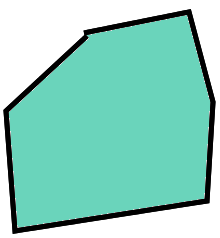
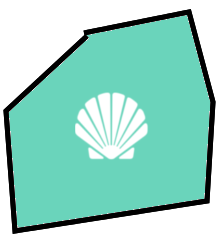
Layered file, before and after one edit (w=220, h=238). Changes by layer:
added layer "Clipboard" above "Pasted Layer" over [75, 92, 149, 160]
